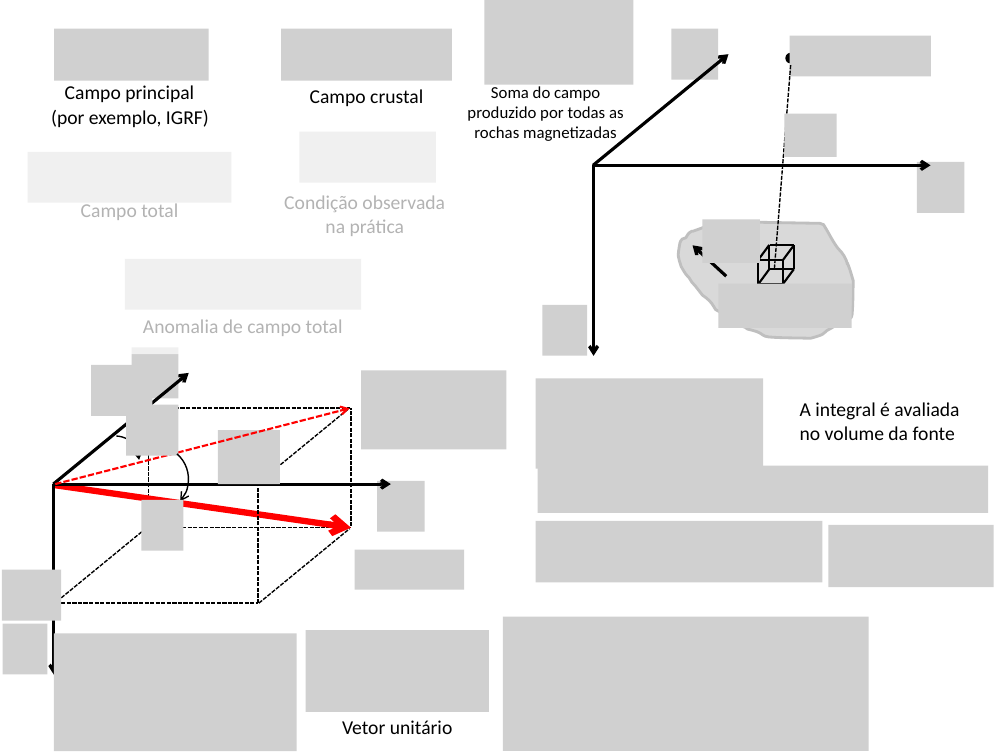
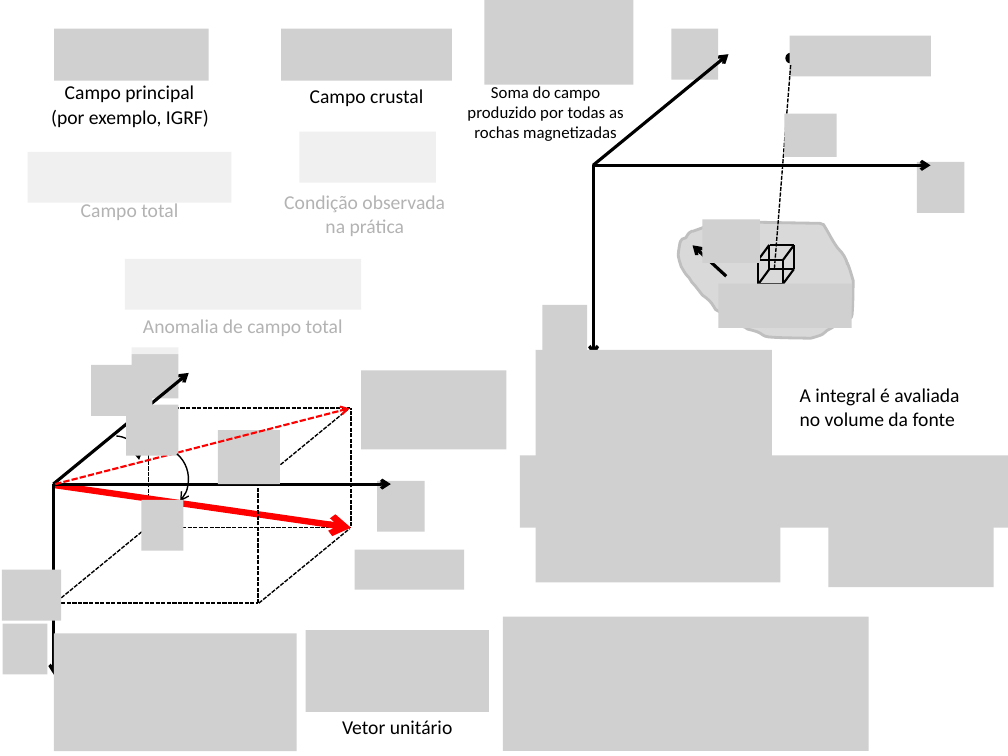
Before and after one commit to pinga-lab/CE-VII-SimBGf-2016, a slide deck: slide 14 of slides/4b_anomalia_campo_total.pptx (slide 13 before the commit). Drawn at 1008x756 pixels with LibreOffice and Linux fonts; fonts in the diff are those of the drawing; grey boxes stand for pictures. Boxes give left, top, right and bottom in pixels: in the first picture for what was removed or moved away, otherwise in the second. Text is boxed around its words. In the diff, an @@ line names an element or a change of style, - is before the commit and + after.

```diff
--- a/slides/4b_anomalia_campo_total.pptx
+++ b/slides/4b_anomalia_campo_total.pptx
@@ picture resized from (x1=535, y1=378, x2=763, y2=469) to (x1=535, y1=350, x2=771, y2=463) @@
@@ text "A integral é avaliada no ..." moved from (x1=800, y1=402, x2=959, y2=440) to (x1=800, y1=388, x2=959, y2=426) @@
@@ picture resized from (x1=537, y1=466, x2=988, y2=513) to (x1=520, y1=456, x2=1008, y2=528) @@
@@ picture resized from (x1=535, y1=521, x2=822, y2=583) to (x1=535, y1=521, x2=780, y2=583) @@
```
Also in this commit, not shown: 3 other slides changed, 3 slides added, 5 other files.
